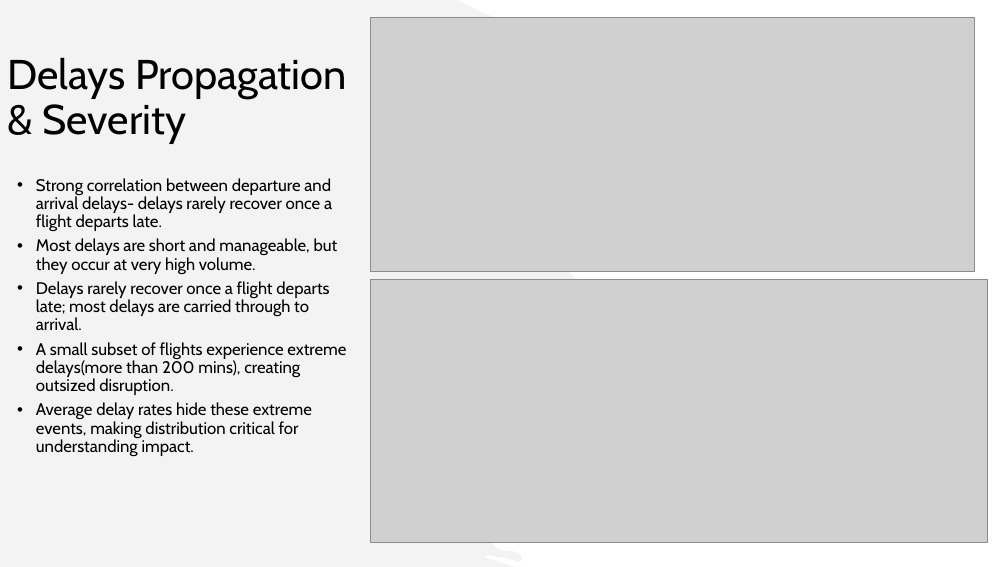
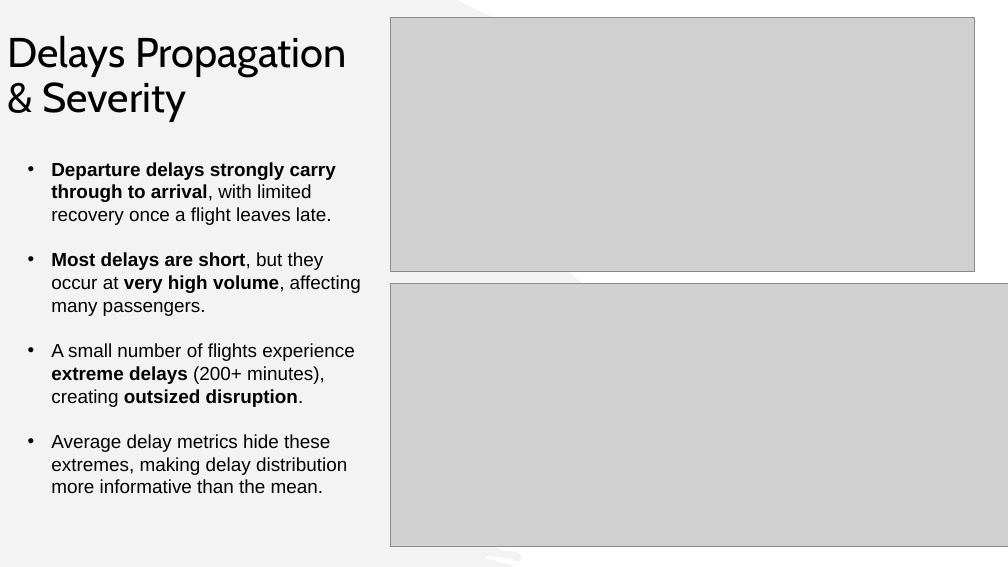
Before and after one commit to divyavegi/Capstone-Flight-Delay-and-Cancellation-, a slide deck: slide 12 of CAPSTONE US FLIGHT DISRUPTION.pptx. Drawn at 1008x567 pixels with LibreOffice and Linux fonts; fonts in the diff are those of the drawing; grey boxes stand for pictures. Boxes give left, top, right and bottom in pixels: in the first picture for what was removed or moved away, otherwise in the second. Text is boxed around its words. In the diff, an @@ line names an element or a change of style, - is before the commit and + after.

```diff
--- a/CAPSTONE US FLIGHT DISRUPTION.pptx
+++ b/CAPSTONE US FLIGHT DISRUPTION.pptx
@@ title "Delays Propagation & Severity": place and size @@
-title "Delays Propagation & Severity" at bbox=[8, 57, 346, 144]
+title "Delays Propagation & Severity" at bbox=[8, 35, 346, 122]
@@ picture: place and size @@
-picture at bbox=[370, 17, 974, 272]
+picture at bbox=[390, 17, 974, 272]
@@ text "Departure delays strongly carry through ..." at bbox=[51, 162, 361, 494]: vertical alignment top to middle @@
@@ text at bbox=[51, 162, 361, 494]: text changed; size 16 to 18 pt; font Cabin to Arial @@
-• Strong correlation between departure and arrival delays- delays rarely recover once a flight departs late.
-• Most delays are short and manageable, but they occur at very high volume.
-• Delays rarely recover once a flight departs late; most delays are carried through to arrival.
-• A small subset of flights experience extreme delays(more than 200 mins), creating outsized disruption.
-• Average delay rates hide these extreme events, making distribution critical for understanding impact.
+• Departure delays strongly carry through to arrival, with limited recovery once a flight leaves late.
+• Most delays are short, but they occur at very high volume, affecting many passengers.
+• A small number of flights experience extreme delays (200+ minutes), creating outsized disruption.
+• Average delay metrics hide these extremes, making delay distribution more informative than the mean.
@@ picture: place and size @@
-picture at bbox=[370, 280, 988, 543]
+picture at bbox=[390, 284, 1008, 547]
```
Also in this commit, not shown: 12 other slides changed, 3 other files.
